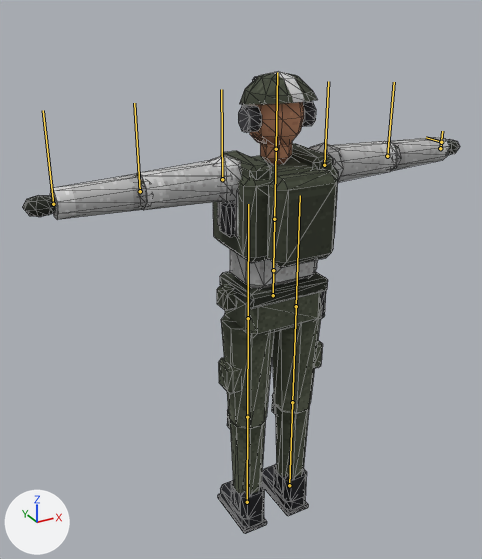
The glTF model assets/models/crew/rifleman.glb as it was, and as the next commit left it.
Rendered twice from a camera (50 mm lens) standing at (-1.185, -1.909, 2.07) and looking at (-0.111, 0.044, 1.094). Every picture has the same lights, and +X, +Y and +Z are marked at lower left. The first picture is the older version. The bones that bend it are drawn over the model as lines. Mesh edges are drawn as thin lines.

Objects in the first picture: 'body'.
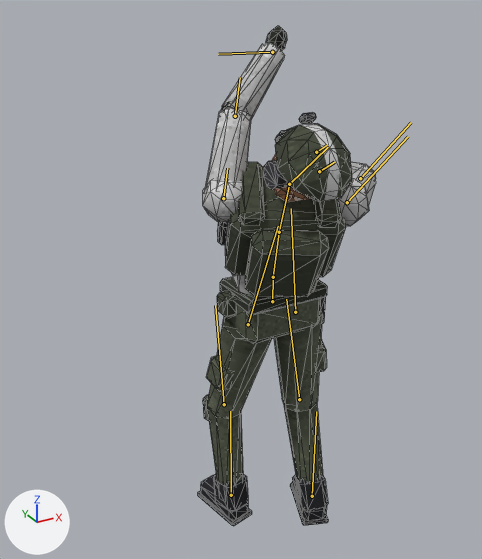
The newer file adds an action. The first version stands in its rest pose; the second is drawn at frame 0 of the action 'aim_shotgun_u60'.

Pixel boxes [x1, y1, x2, y2] of what changed, in the pictures (482 x 559 px):
'body', posed (59% narrower, 8% taller)
    before: [22, 71, 460, 534]
    after: [198, 26, 376, 526]
bone 'hips', root to tip
    before: (273, 295) to (273, 270)
    after: (272, 301) to (273, 277)
bone 'spine', root to tip
    before: (273, 270) to (274, 219)
    after: (273, 277) to (279, 232)
bone 'chest', root to tip
    before: (274, 219) to (276, 149)
    after: (279, 232) to (289, 184)
bone 'head', root to tip
    before: (276, 149) to (277, 72)
    after: (289, 184) to (328, 147)
bone 'upper_arm_l', root to tip
    before: (222, 179) to (221, 89)
    after: (223, 198) to (227, 168)
bone 'forearm_l', root to tip
    before: (140, 191) to (134, 103)
    after: (235, 116) to (240, 77)
bone 'hand_l', root to tip
    before: (53, 204) to (43, 110)
    after: (272, 52) to (218, 54)
bone 'upper_arm_r', root to tip
    before: (324, 165) to (328, 81)
    after: (347, 202) to (408, 136)
bone 'forearm_r', root to tip
    before: (387, 156) to (394, 82)
    after: (360, 178) to (411, 122)
bone 'hand_r', root to tip
    before: (440, 148) to (442, 131)
    after: (319, 171) to (334, 162)
bone 'thigh_l', root to tip
    before: (248, 318) to (248, 204)
    after: (248, 324) to (278, 226)
bone 'shin_l', root to tip
    before: (247, 417) to (248, 320)
    after: (224, 404) to (215, 305)
bone 'foot_l', root to tip
    before: (247, 502) to (247, 417)
    after: (231, 495) to (230, 411)
bone 'thigh_r', root to tip
    before: (296, 306) to (300, 195)
    after: (295, 312) to (291, 208)
bone 'shin_r', root to tip
    before: (292, 402) to (296, 308)
    after: (299, 399) to (286, 299)
bone 'foot_r', root to tip
    before: (289, 485) to (292, 402)
    after: (312, 496) to (316, 411)

The change in detail:
Bone 'hips' (bone_hips) moves from (0.0, 0.0, 0.0) to (0.0, -0.025, 0.0).
Bone 'spine' (bone_spine) turns from (0, 0, 0) to (15, -13, 0) degrees about its own x, y and z.
Bone 'chest' (bone_chest) turns from (0, 0, 0) to (18, -13, 0) degrees about its own x, y and z.
Bone 'head' (bone_head) turns from (0, 0, 0) to (15, 22, -11) degrees about its own x, y and z.
Bone 'upper_arm_l' (bone_upper_arm_l) turns from (0, 0, 0) to (-73, -115, 73) degrees about its own x, y and z.
Bone 'forearm_l' (bone_forearm_l) turns from (0, 0, 0) to (0, -21, 0) degrees about its own x, y and z.
Bone 'hand_l' (bone_hand_l) turns from (0, 0, 0) to (131, 12, -10) degrees about its own x, y and z.
Bone 'upper_arm_r' (bone_upper_arm_r) turns from (0, 0, 0) to (-24, 54, -51) degrees about its own x, y and z.
Bone 'forearm_r' (bone_forearm_r) turns from (0, 0, 0) to (0, 150, 0) degrees about its own x, y and z.
Bone 'hand_r' (bone_hand_r) turns from (0, 0, 0) to (37, -80, 14) degrees about its own x, y and z.
Bone 'thigh_l' (bone_thigh_l) turns from (0, 0, 0) to (17, 12, -2) degrees about its own x, y and z.
Bone 'shin_l' (bone_shin_l) turns from (0, 0, 0) to (-25, 0, 0) degrees about its own x, y and z.
Bone 'foot_l' (bone_foot_l) turns from (0, 0, 0) to (8, 0, 2) degrees about its own x, y and z.
Bone 'thigh_r' (bone_thigh_r) turns from (0, 0, 0) to (4, -20, 6) degrees about its own x, y and z.
Bone 'shin_r' (bone_shin_r) turns from (0, 0, 0) to (-23, 0, 0) degrees about its own x, y and z.
Bone 'foot_r' (bone_foot_r) turns from (0, 0, 0) to (17, 2, -5) degrees about its own x, y and z.
